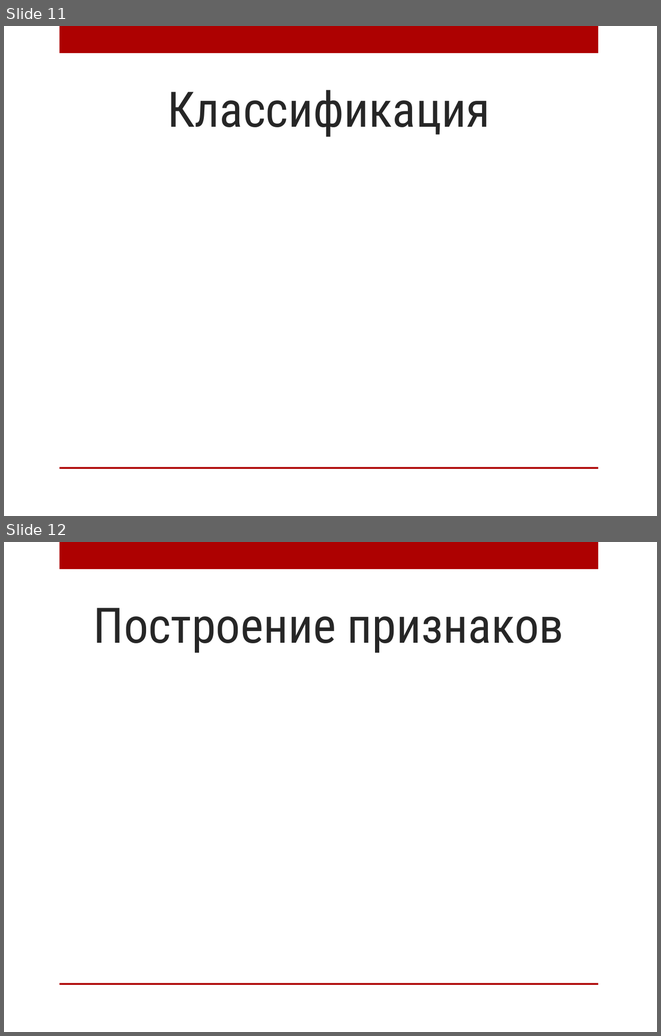
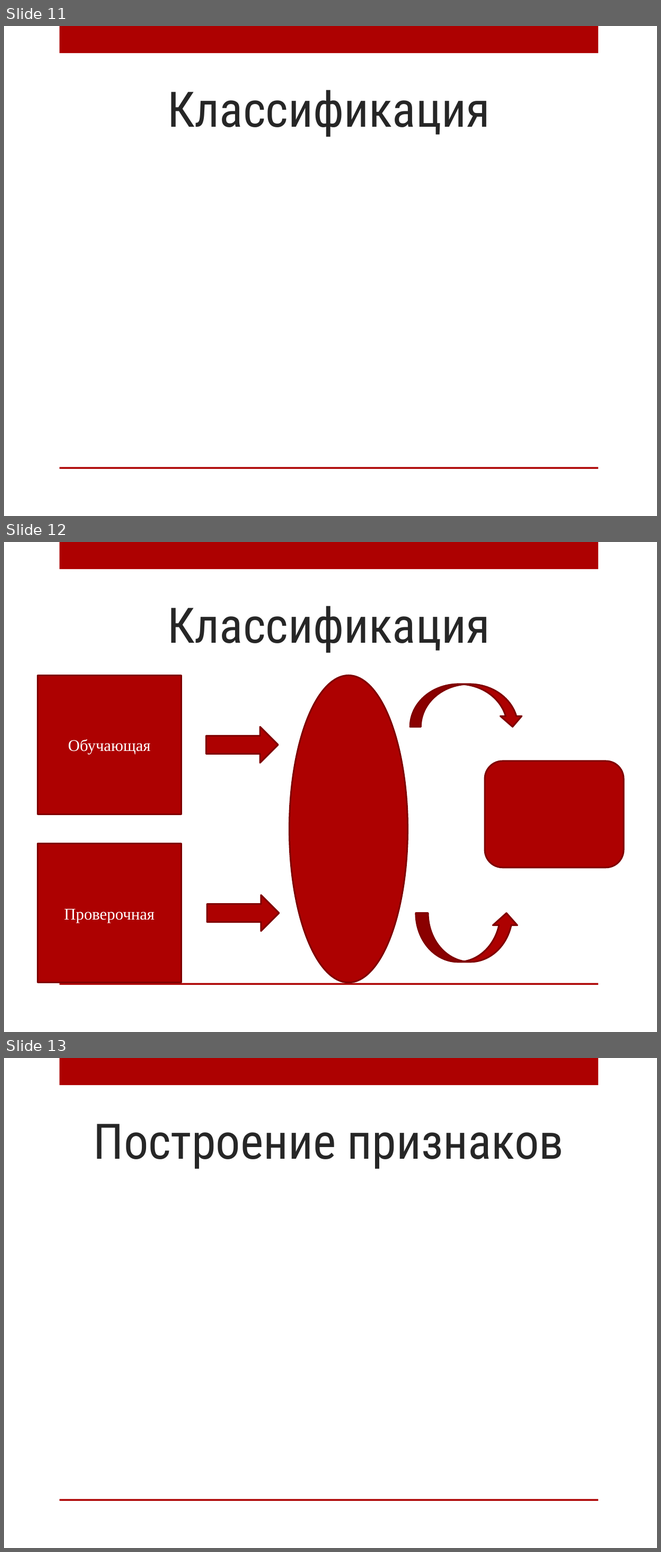
Before and after one commit to AnnaIbakaeva/Genetic, a slide deck: Диплом/Магистратура.Ибакаева.pptx. Shown one above the other, each under a label of ours: slides 11 and 12 before the commit, slides 11, 12 and 13 after it. The pictures are 661x1036 and 661x1552 pixels, drawn with LibreOffice and Linux fonts; fonts in the diff are those of the drawing; grey boxes stand for pictures; background and template pictures are left out. Boxes give left, top, right and bottom in pixels: in the first picture for what was removed or moved away, otherwise in the second. Text is boxed around its words. In the diff, an @@ line names an element or a change of style, - is before the commit and + after.

```diff
--- a/Диплом/Магистратура.Ибакаева.pptx
+++ b/Диплом/Магистратура.Ибакаева.pptx
@@ slide 12 added at bbox=[4, 542, 657, 1032], background picture (left out); not listed: 2 template elements that a slide beside it also shows @@
@@ title added at bbox=[167, 606, 490, 653], 54 pt, text #262626 @@
+Классификация
@@ rectangle added at bbox=[37, 675, 181, 814], fill #AD0101, outline #800101 1.75 pt, 18 pt, text #FFFFFF @@
+Обучающая
@@ ellipse added at bbox=[289, 675, 407, 982], fill #AD0101, outline #800101 1.75 pt @@
@@ curved down arrow added at bbox=[410, 685, 523, 727], fill #AD0101, outline #800101 1.75 pt @@
@@ right arrow added at bbox=[206, 727, 278, 762], fill #AD0101, outline #800101 1.75 pt @@
@@ rounded rectangle added at bbox=[485, 761, 624, 867], fill #AD0101, outline #800101 1.75 pt @@
@@ rectangle added at bbox=[37, 844, 181, 983], fill #AD0101, outline #800101 1.75 pt, 18 pt, text #FFFFFF @@
+Проверочная
@@ right arrow added at bbox=[207, 894, 279, 930], fill #AD0101, outline #800101 1.75 pt @@
@@ curved up arrow added at bbox=[416, 913, 519, 962], fill #AD0101, outline #800101 1.75 pt @@
@@ what was slide 12 is now slide 13 @@
```
Also in this commit, not shown: 2 slides changed, 12 other files.
